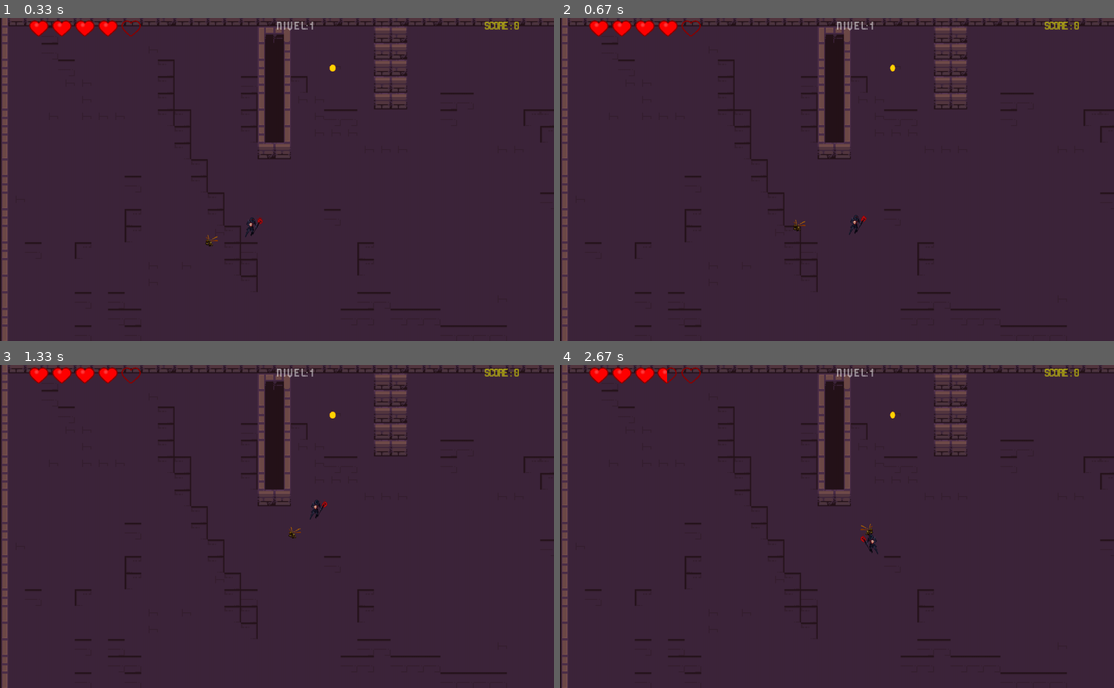
Above: before the commit, frames 1-4 (two rows, left to right).
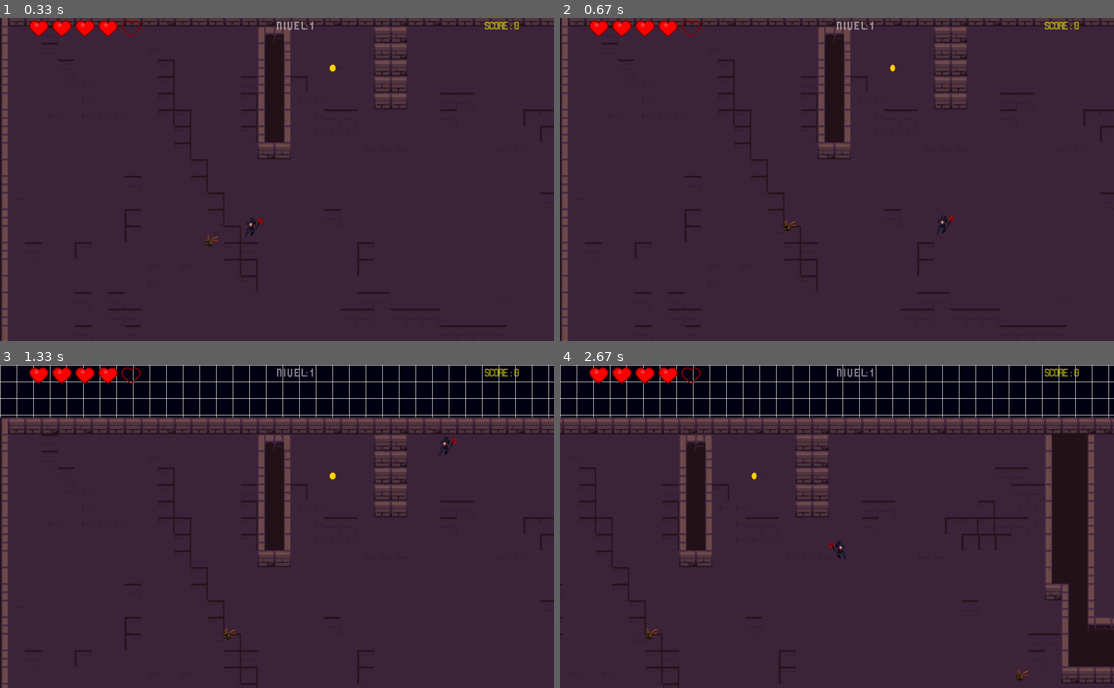
Above: after the commit, the same moments.

Repository: sergiosmmr/Juego_pygame-survivor-
Game: pygame game, started from main.py
Two runs of this game, one before a commit and one after it. Both use one fixed random seed, a clock stepped at 60 frames per second and the inputs below.
Inputs (mouse positions are in pixels of both pictures, inside the frame that each line leads up to):
- Up to frame 1 (0.33 s): no input
- Up to frame 2 (0.67 s): hold D from 0.33 s (still down); move the mouse to (814, 192) at 0.37 s
- Up to frame 3 (1.33 s): release D at 0.8 s; hold W 0.83-1.3 s; move the mouse to (326, 448) at 0.87 s
- Up to frame 4 (2.67 s): hold D 1.33-1.8 s; hold A 1.83-2.37 s; hold S from 2.4 s (still down)

Frame 1 is identical in both runs. In frame 2, 0.2% of the frame differs, in the area x 40-72%, y 60-68%; in frame 3, 21%; in frame 4, 29%, in the area x 0-100%, y 0-100%.

Commit message:
se agrega apertura de puerta, corregir cambio de tile al abrir

Diff:
--- a/constantes_varaibles.py
+++ b/constantes_varaibles.py
@@ -34,7 +34,7 @@
 
 ####### OTROS #######
 FPS = 60
-VELOCIDAD_PERSONAJE = 5
+VELOCIDAD_PERSONAJE = 15
 COOLDOWN_BALAS = 150
 COOLDOWN_MONEDA = 80
 VELOCIDAD_BALAS = 20
--- a/main.py
+++ b/main.py
@@ -186,8 +186,6 @@
 prueba = True
 run = True
 
-last_energies = None  # para loguear solo cuando cambie ############################ BORRAR DESPUES DE ARREGLAR LA ELIMINACION DE ENEMIGO
-
 
 while run:
 
@@ -237,11 +235,6 @@
             damage_text = tx.Damage_text(post_damage.centerx, post_damage.centery, "-" + str(damage), font, cons.COLOR_ROJO)
             grupo_damage_text.add(damage_text)
 
-    # --- DEBUG: log de energías cuando cambian ########### BORRAR DESPUES DE ARREGLAR LA ELIMINACION DE ENEMIGO
-    energies = [e.energia for e in lista_enemigos]
-    if energies != last_energies:
-        print("Energías enemigos:", energies)
-        last_energies = energies
 
 
     # actualizar el daño
@@ -294,25 +287,25 @@
         if event.type == pg.KEYDOWN:
             if event.key == pg.K_w:
                 mover_arriba = True
-        if event.type == pg.KEYDOWN:
-            if event.key == pg.K_s:
+            elif event.key == pg.K_s:
                 mover_abajo = True
-        if event.type == pg.KEYDOWN:
-            if event.key == pg.K_d:
+            elif event.key == pg.K_d:
                 mover_derecha = True
-        if event.type == pg.KEYDOWN:
-            if event.key == pg.K_a:
+            elif event.key == pg.K_a:
                 mover_izquierda = True
+            elif event.key == pg.K_e:
+                if world.cambiar_puerta(jugador, lista_tile):
+                    print("puerta cambiada")
 
         #cuando la tecla se suelta
         if event.type == pg.KEYUP:
             if event.key == pg.K_w:
                 mover_arriba = False
-            if event.key == pg.K_s:
+            elif event.key == pg.K_s:
                 mover_abajo = False
-            if event.key == pg.K_d:
+            elif event.key == pg.K_d:
                 mover_derecha = False
-            if event.key == pg.K_a:
+            elif event.key == pg.K_a:
                 mover_izquierda = False
 
 
--- a/mundo.py
+++ b/mundo.py
@@ -3,7 +3,8 @@
 import items as itm
 import personaje as per
 
-obstaculos = [0, 1, 2, 3, 4, 5, 10, 15, 20, 25, 30, 35, 40, 41, 42, 43, 44, 45, 50, 51, 52, 53, 54, 55, 66, 67]
+obstaculos = [0, 1, 2, 3, 4, 5, 10, 15, 20, 25, 30, 35, 40, 41, 42, 43, 44, 45, 50, 51, 52, 53, 54, 55,]
+puertas_cerradas = [36, 37, 66, 67]
 class Mundo():
     def __init__(self):
         self.maps_tile = []
@@ -11,6 +12,7 @@
         self.exit_tile = None
         self.lista_item = []
         self.lista_enemigo = []
+        self.puertas_cerradas_tiles = []
 
     def procesar_data (self, data, lista_tile, item_imagenes, animacion_enemigos):
         self.level_lenght = len(data)
@@ -22,11 +24,15 @@
                 image_x = x * cons.TAMANIO_TILES
                 image_y = y * cons.TAMANIO_TILES
                 image_rect.center = (image_x, image_y)
-                tile_data = [image, image_rect, image_x, image_y]
+                tile_data = [image, image_rect, image_x, image_y, tile]
 
                 #agregarr los tiles de obstaculos
                 if tile in obstaculos:
                     self.obstaculos_tiles.append(tile_data)
+                #tiles de puertas
+                if tile in puertas_cerradas:
+                    self.obstaculos_tiles.append(tile_data)
+
                 elif tile == 36 or tile == 37:
                     self.exit_tile = tile_data
                     #crear moneda
@@ -57,6 +63,28 @@
 
                 self.maps_tile.append(tile_data)
 
+    def cambiar_puerta (self, jugador, lista_tile):
+        buffer = 50
+        proximidad_rect = pg.Rect(jugador.forma.x - buffer, jugador.forma.y - buffer, jugador.forma.width + 2 * buffer, jugador.forma.height + 2 * buffer)
+        for tile_data in self.maps_tile:
+            image, rect, x, y, tile_type = tile_data
+            if proximidad_rect.colliderect(rect):
+                if tile_type in puertas_cerradas:
+                    if tile_type == 36 or tile_type == 66:
+                        new_tile_type = 57
+                    elif tile_type == 37 or tile_type == 67:
+                        new_tile_type = 58
+
+                    tile_data[-1] = new_tile_type
+                    tile_data[0] = lista_tile[new_tile_type]
+
+                    #eliminar el tile de las lista de colisiones
+                    if tile_data in self.obstaculos_tiles:
+                        self.obstaculos_tiles.remove(tile_data)
+
+                    return True
+        return False
+
     def update(self, posicion_pantalla):
         for tile in self.maps_tile:
             tile [2] += posicion_pantalla[0]
